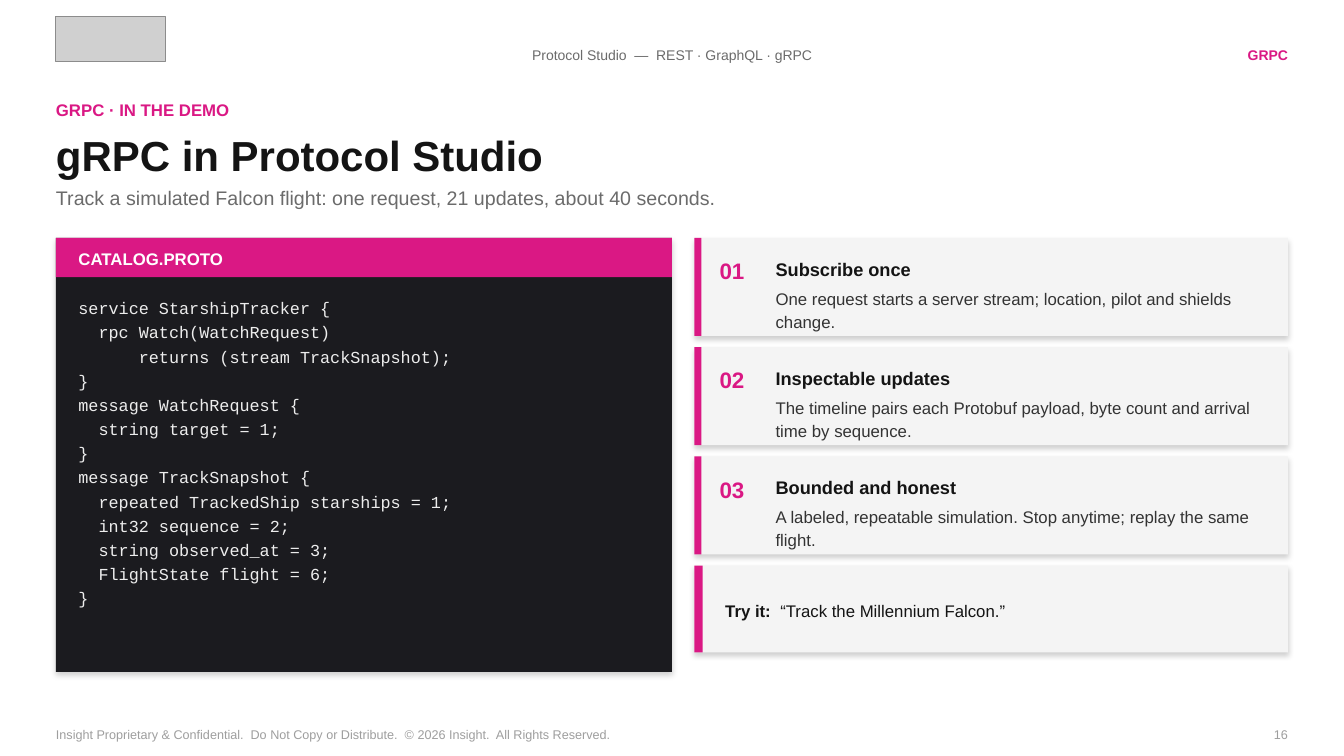
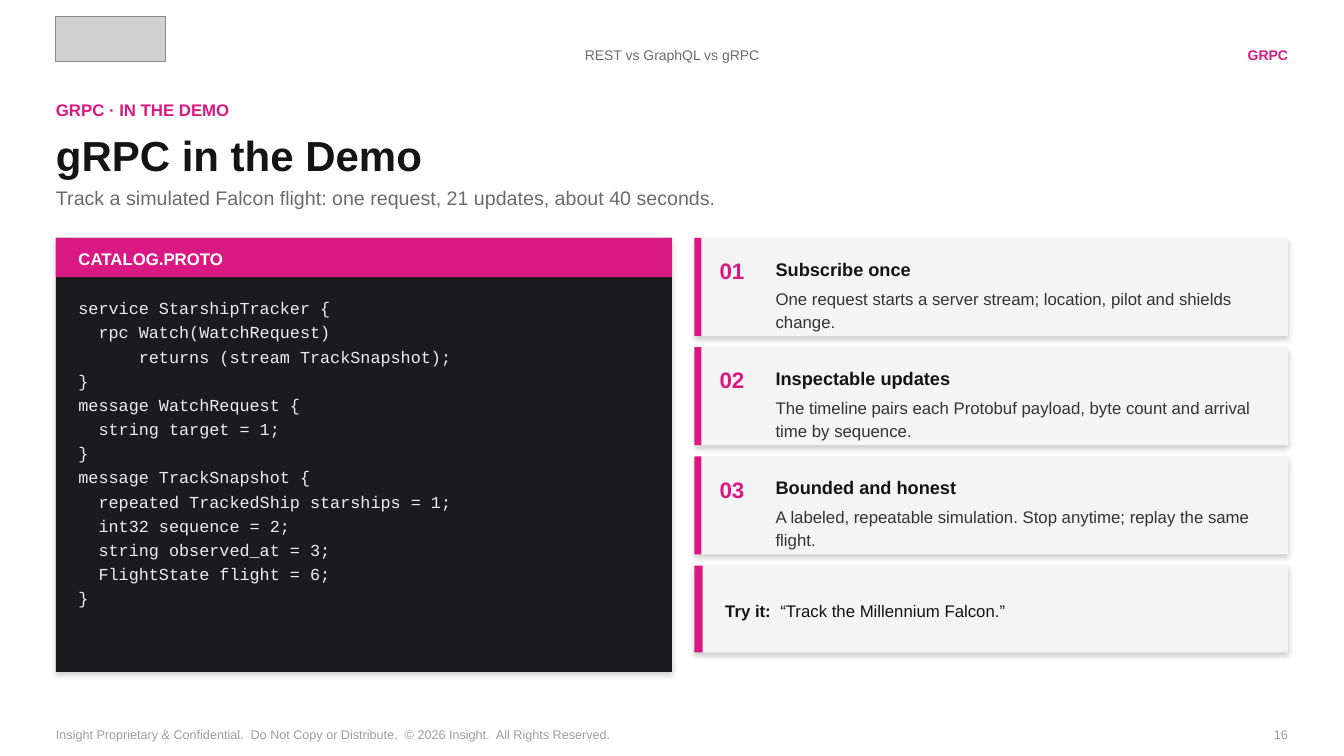
Before and after one commit to spietrek-insight/rest-graphql-grpc-ai-routing, a slide deck: slide 16 of presentation/rest-graphql-grpc-ai-routing-v6.pptx. Drawn at 1344x756 pixels with LibreOffice and Linux fonts; fonts in the diff are those of the drawing; grey boxes stand for pictures. Boxes give left, top, right and bottom in pixels: in the first picture for what was removed or moved away, otherwise in the second. Text is boxed around its words. In the diff, an @@ line names an element or a change of style, - is before the commit and + after.

```diff
--- a/presentation/rest-graphql-grpc-ai-routing-v6.pptx
+++ b/presentation/rest-graphql-grpc-ai-routing-v6.pptx
@@ text at bbox=[585, 50, 759, 63]: text changed @@
-Protocol Studio — REST · GraphQL · gRPC
+REST vs GraphQL vs gRPC
@@ text at bbox=[56, 140, 422, 180]: text changed @@
-gRPC in Protocol Studio
+gRPC in the Demo
```
Also in this commit, not shown: 28 other slides changed, 1 other file.
